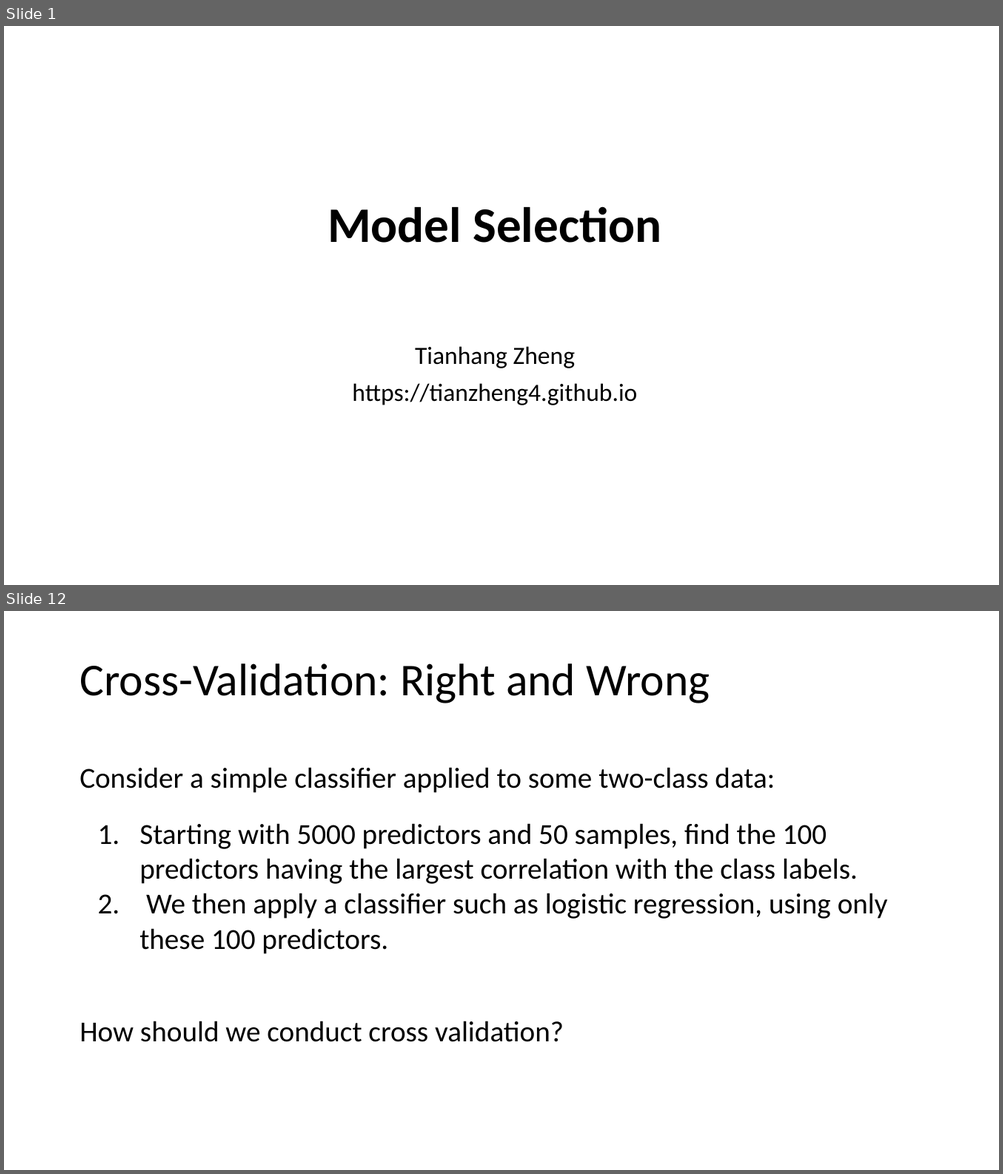
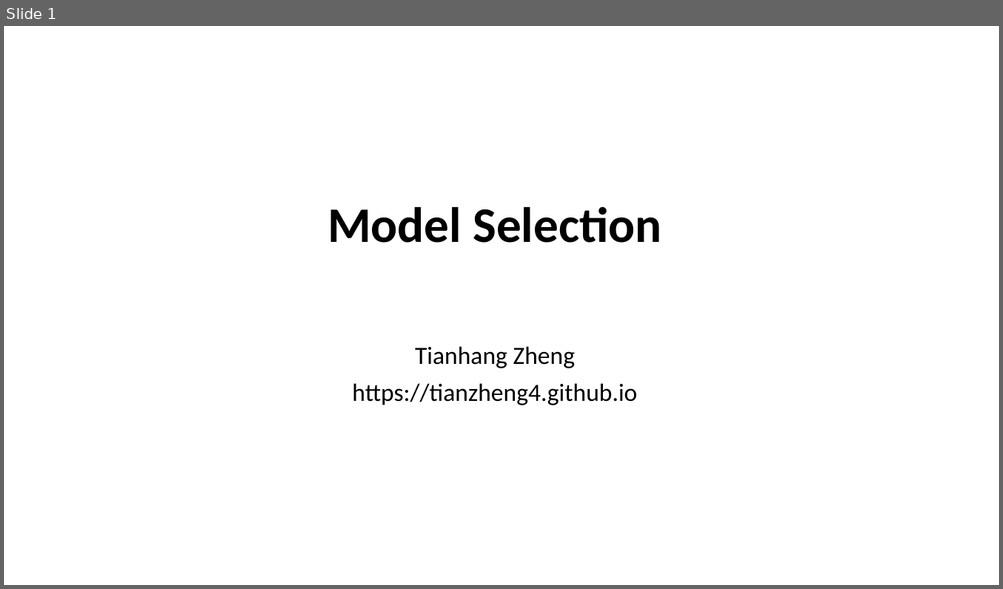
Before and after one commit to tianzheng4/tianzheng4.github.io, a slide deck: _umkc-teaching/slides/Lecture7.pptx. Shown one above the other, each under a label of ours: slides 1 and 12 before the commit, slide 1 after it; the slides between them are not shown. The pictures are 1003x1174 and 1003x589 pixels, drawn with LibreOffice and Linux fonts; fonts in the diff are those of the drawing. Boxes give left, top, right and bottom in pixels: in the first picture for what was removed or moved away, otherwise in the second. Text is boxed around its words. In the diff, an @@ line names an element or a change of style, - is before the commit and + after.

```diff
--- a/_umkc-teaching/slides/Lecture7.pptx
+++ b/_umkc-teaching/slides/Lecture7.pptx
@@ slide 12 removed at box(4, 611, 999, 1170), background #FFFFFF @@
@@ title removed at box(79, 664, 709, 703) @@
-Cross-Validation: Right and Wrong
@@ text removed at box(79, 767, 774, 793) @@
-Consider a simple classifier applied to some two-class data:
@@ text removed at box(139, 823, 888, 954) @@
-1. Starting with 5000 predictors and 50 samples, find the 100 predictors having the largest correlation with the class labels.
-2. We then apply a classifier such as logistic regression, using only these 100 predictors.
@@ text removed at box(79, 1021, 563, 1042) @@
-How should we conduct cross validation?
```
Also in this commit, not shown: 2 slides added, 14 other slides removed, 1 other file.
